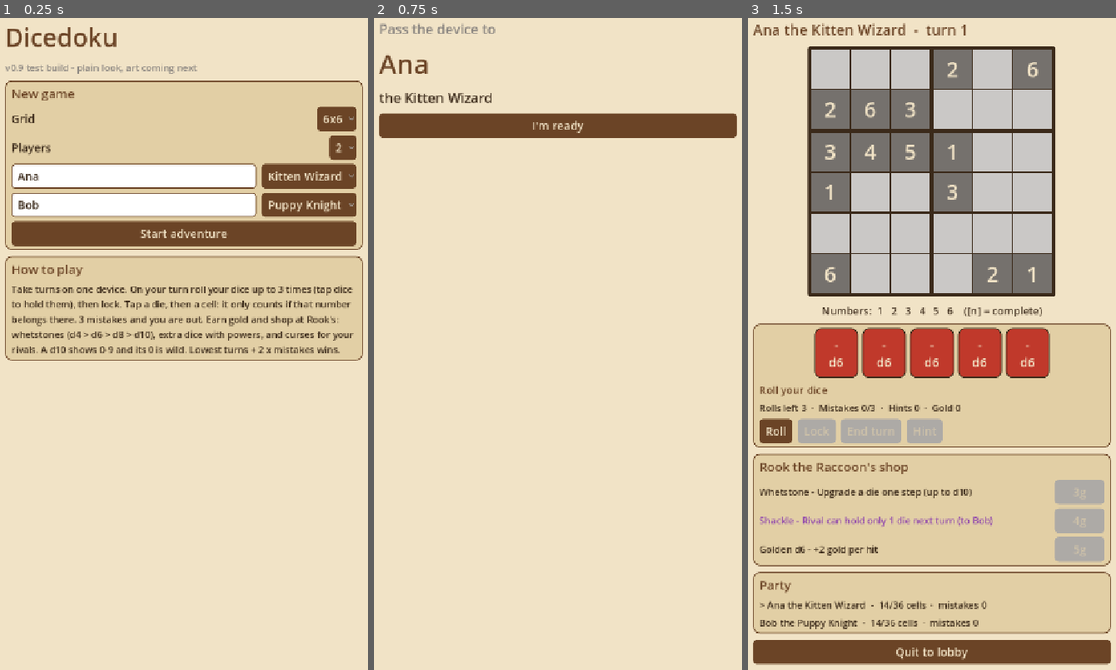
Above: before the commit, frames 1-3 (left to right).
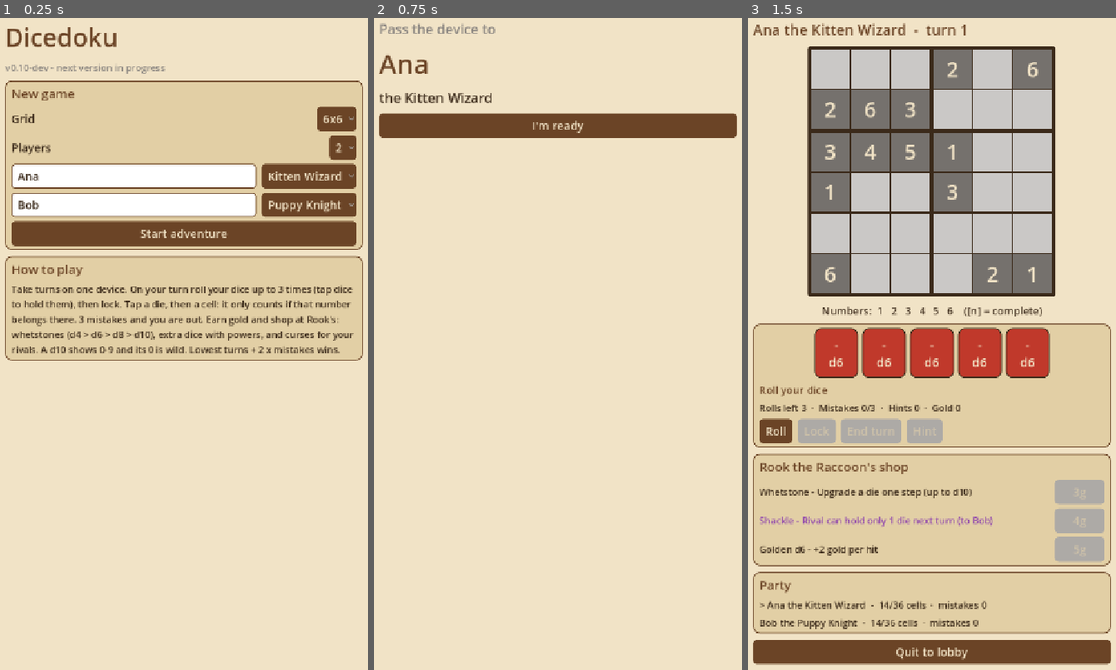
Above: after the commit, the same moments.

Repository: Eddie-Oliveira/dicedoku
Game: Godot game, scene res://ui/main.tscn
Two runs of this game, one before a commit and one after it. Both use one fixed random seed, a clock stepped at 60 frames per second and the inputs below.
Inputs:
- Up to frame 1 (0.25 s): no input
- Up to frame 2 (0.75 s): click "Start adventure" at 0.5 s
- Up to frame 3 (1.5 s): click "I'm ready" at 1.25 s

The runs differ from the first frame. In frame 1, 0.2% of the frame differs, in the area x 4-54%, y 6-9%; in frame 2, nothing differs; in frame 3, less than 0.1%.

Commit message:
ui: dev build label
Co-Authored-By: Claude Opus 5.5 <noreply@anthropic.com>
Claude-Session: https://claude.ai/code/session_01XSUQGHsYJzJXVrGL9UwgUn

Diff:
--- a/godot/ui/main.gd
+++ b/godot/ui/main.gd
@@ -168,7 +168,7 @@
 	game = null
 	clear()
 	body.add_child(lbl("Dicedoku", 48, C_WOOD))
-	body.add_child(lbl("v0.9 test build - plain look, art coming next", 18, C_STONE))
+	body.add_child(lbl("v0.10-dev - next version in progress", 18, C_STONE))
 	var v := panel("New game")
 	var r := row()
 	r.add_child(lbl("Grid"))
